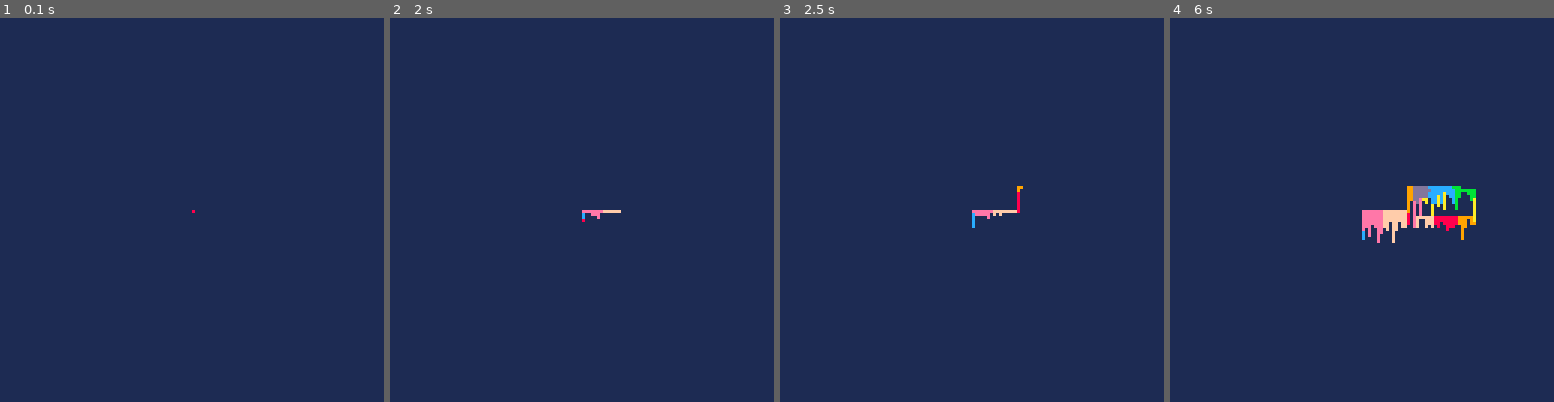
Above: before the commit, frames 1-4 (left to right).
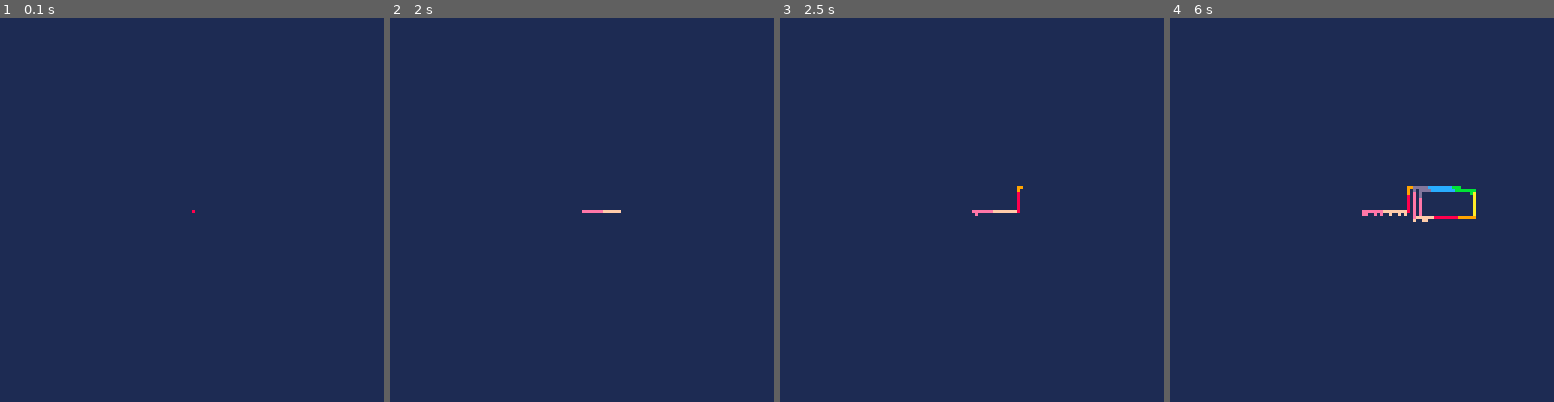
Above: after the commit, the same moments.

Repository: MGPAlpha/pico4gba
Game: PICO-8 cartridge drippy.p8
Same seed, same stepped clock (60 frames per second), same inputs: the game is played once before the commit and once after it.
Inputs:
- Up to frame 1 (0.1 s): no input
- Up to frame 2 (2 s): hold Right from 1.6 s (still down)
- Up to frame 3 (2.5 s): release Right at 2.1 s; hold Up 2.15-2.42 s; hold Right from 2.47 s (still down)
- Up to frame 4 (6 s): release Right at 3.03 s; hold Left 3.08-3.58 s; hold Down 3.63-3.97 s; hold Right 4.02-4.68 s; hold Up 4.73-5.03 s; hold Left 5.08-5.68 s; hold Down from 5.73 s (still down)

Frame 1 is identical in both runs. In frame 2, less than 0.1% of the frame differs, in the area x 50-55%, y 50-54%; in frame 3, less than 0.1%; in frame 4, 1.3%, in the area x 50-80%, y 44-59%.

Commit message:
bodge enough p8 library to run drippy, very slow dripping

Diff:
--- a/drippy.p8
+++ b/drippy.p8
@@ -23,7 +23,7 @@
 
 	-- increase this number for
 	-- extra drippyness
-	for i=1,800 do
+	for i=1,50 do
 
 	-- choose a random pixel
 	local x2 = rnd(128)
Not shown, changed: src/main.cpp
